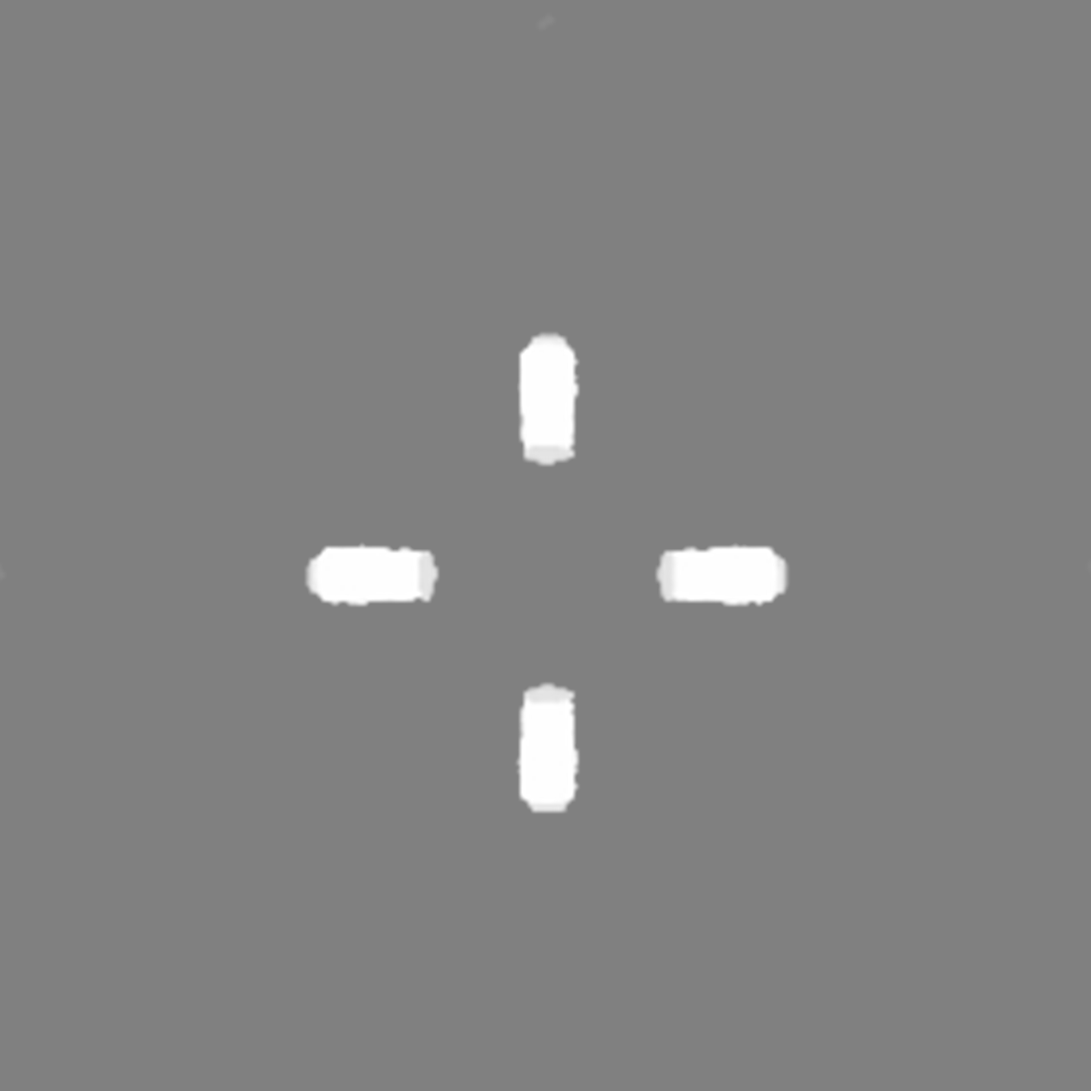
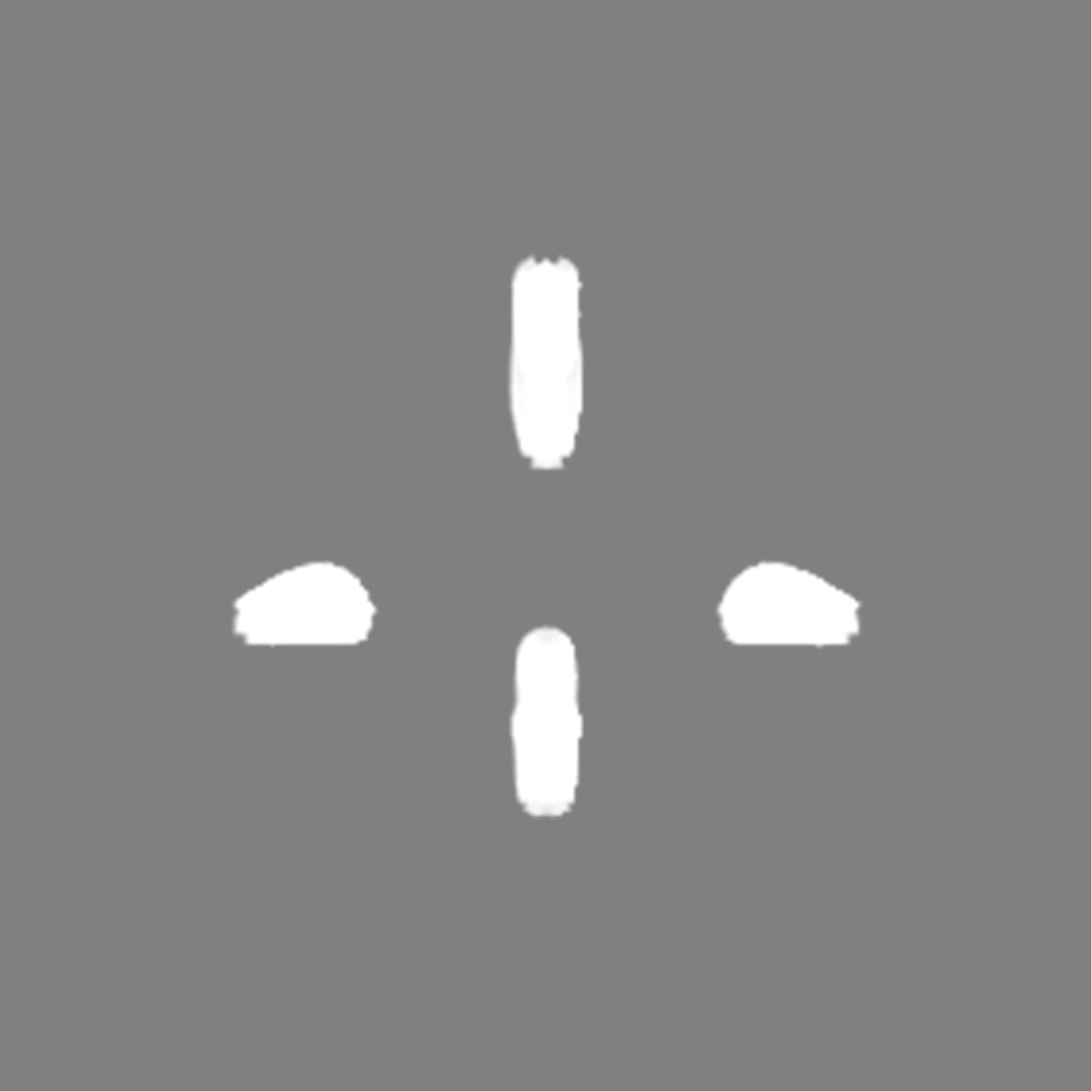
Layered file, before and after one edit (1091×1091). Changes by layer:
showed "f2" over (230, 250, 864, 820)
hid "f1" over (0, 13, 1091, 815)
